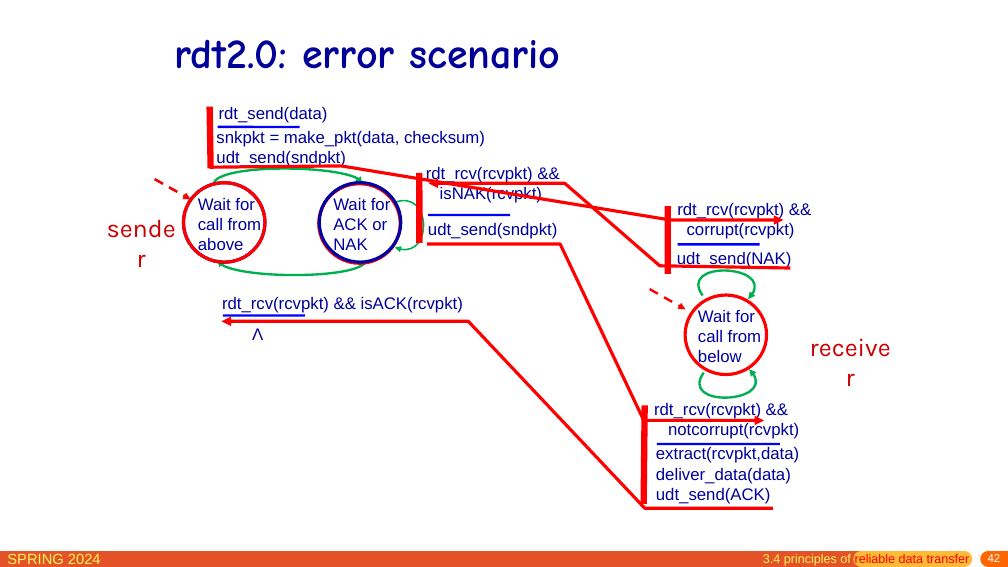
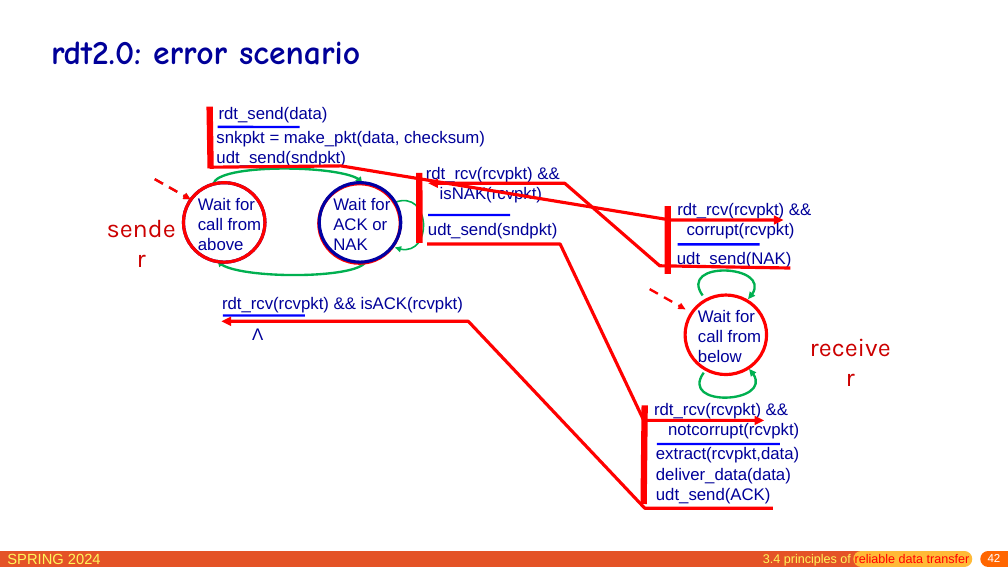
Before and after one commit to network-whu/slides, a slide deck: slide 42 of pptx/chapter3.pptx. Drawn at 1008x567 pixels with LibreOffice and Linux fonts; fonts in the diff are those of the drawing. Boxes give left, top, right and bottom in pixels: in the first picture for what was removed or moved away, otherwise in the second. Text is boxed around its words. In the diff, an @@ line names an element or a change of style, - is before the commit and + after.

```diff
--- a/pptx/chapter3.pptx
+++ b/pptx/chapter3.pptx
@@ title "rdt2.0: error scenario": place and size @@
-title "rdt2.0: error scenario" at (175,39,561,69)
+title "rdt2.0: error scenario" at (51,41,360,65)
@@ title "rdt2.0: error scenario" at (51,41,360,65): size 40 to 32 pt @@
```
Also in this commit, not shown: 38 other slides changed.
